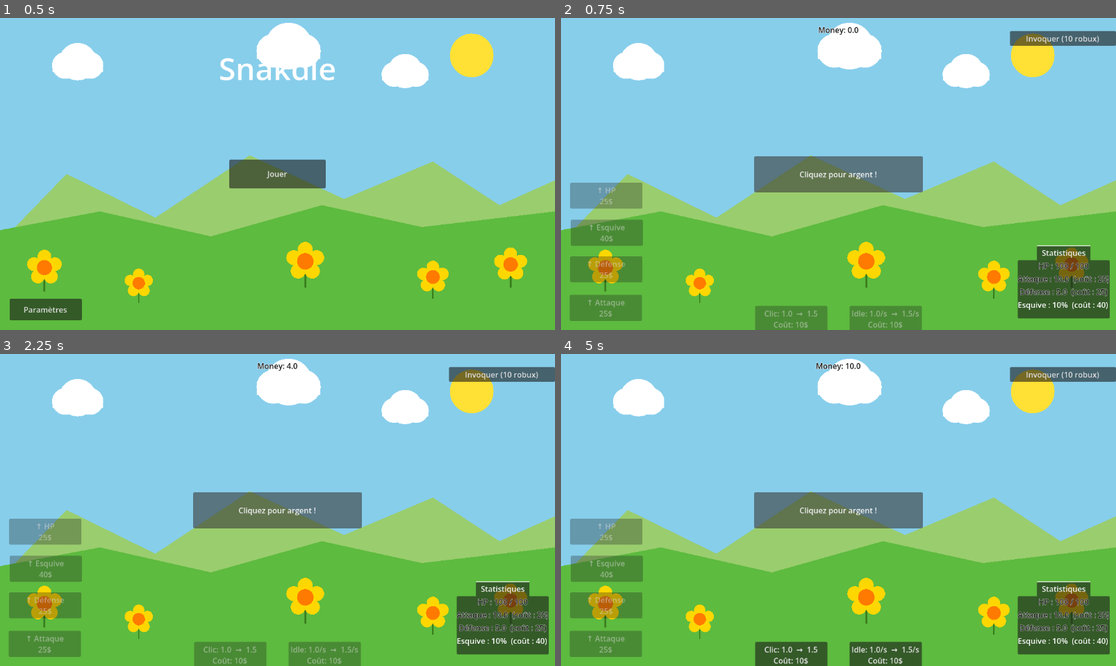
Above: before the commit, frames 1-4 (two rows, left to right).
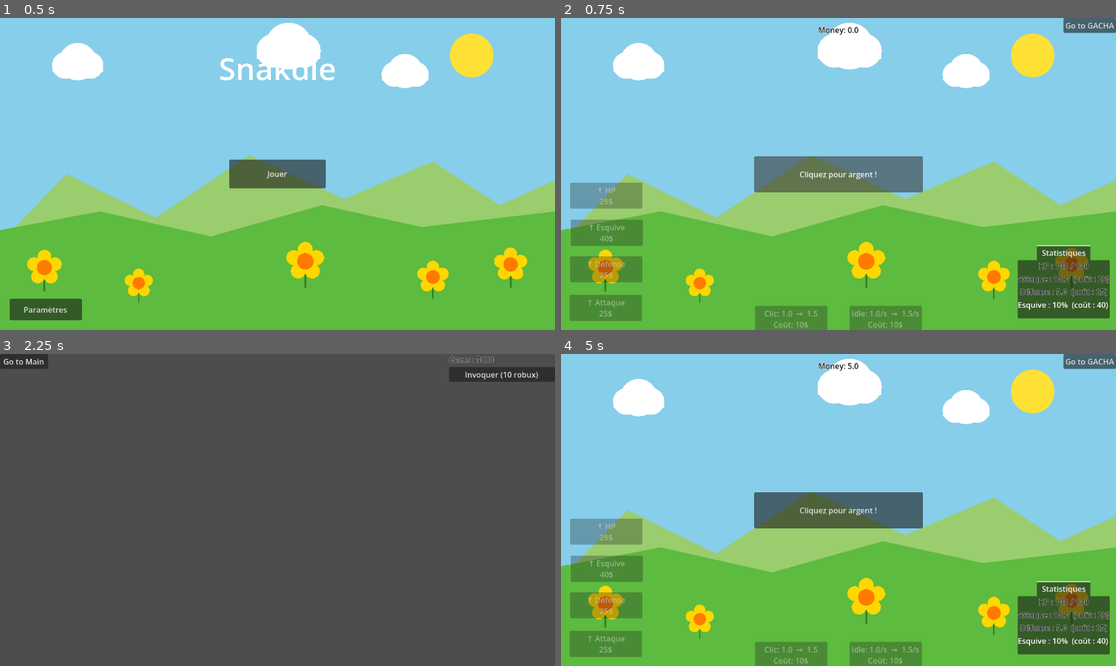
Above: after the commit, the same moments.

Repository: XeyNox/Snakdle
Game: Godot game, scene res://Scenes/TitleScreen.tscn
The game is run twice, just before and just after one commit, with the same random seed, the same clock (stepped at 60 frames per second) and the same inputs.
Inputs:
- Up to frame 1 (0.5 s): no input
- Up to frame 2 (0.75 s): click "Jouer" at 0.5 s
- Up to frame 3 (2.25 s): click "Cliquez pour argent !" at 1.25 s; click "Cliquez pour argent !" (after the commit: "Go to GACHA") at 2 s
- Up to frame 4 (5 s): click "Cliquez pour argent !" (after the commit: "Go to Main") at 2.75 s; click "Cliquez pour argent !" (after the commit: "Go to GACHA") at 3.5 s; click "Cliquez pour argent !" (after the commit: "Go to Main") at 4.25 s

Frame 1 is identical in both runs. In frame 2, 1.3% of the frame differs, in the area x 80-100%, y 0-9%; in frame 3, 100%, in the area x 0-100%, y 0-100%; in frame 4, 3.4%.
Error before the commit: Invalid access to property or key 'pressed' on a base object of type 'null instance'. (res://Scripts/gacha_ui.gd:22)

Commit message:
Rectification du gacha

Diff:
--- a/Scenes/GachaUI.tscn
+++ b/Scenes/GachaUI.tscn
@@ -1,6 +1,7 @@
 [gd_scene format=3 uid="uid://bctnubdqk1sl0"]
 
 [ext_resource type="Script" uid="uid://cdtxvk1sttfy5" path="res://Scripts/gacha_ui.gd" id="1_8kui5"]
+[ext_resource type="Script" uid="uid://de7vgahihnub3" path="res://Scenes/go_to_main.gd" id="2_xwc5u"]
 
 [node name="GachaUi" type="Control" unique_id=627056621]
 layout_mode = 3
@@ -11,6 +12,14 @@
 grow_vertical = 2
 mouse_filter = 1
 script = ExtResource("1_8kui5")
+
+[node name="GoToMain" type="Button" parent="." unique_id=1863773225]
+custom_minimum_size = Vector2(100, 25)
+layout_mode = 1
+offset_right = 100.0
+offset_bottom = 31.0
+text = "Go to Main"
+script = ExtResource("2_xwc5u")
 
 [node name="VBoxContainer" type="VBoxContainer" parent="." unique_id=606243086]
 layout_mode = 1
@@ -37,4 +46,11 @@
 theme_override_colors/font_outline_color = Color(1, 1, 1, 1)
 theme_override_constants/outline_size = 2
 
+[node name="ScrollContainer" type="ScrollContainer" parent="VBoxContainer" unique_id=231507619]
+layout_mode = 2
+
+[node name="GridContainer" type="GridContainer" parent="VBoxContainer/ScrollContainer" unique_id=1682368820]
+layout_mode = 2
+columns = 3
+
 [connection signal="pressed" from="VBoxContainer/PullButton" to="." method="_on_pull_button_pressed"]
--- a/Scenes/Main.tscn
+++ b/Scenes/Main.tscn
@@ -6,10 +6,10 @@
 [ext_resource type="Script" uid="uid://b15kwqfo8jd8p" path="res://Scripts/button_upp_idle.gd" id="4_rgh2o"]
 [ext_resource type="Script" uid="uid://bj5ll5xomockr" path="res://Scripts/button_upp_click.gd" id="5_pbw6q"]
 [ext_resource type="PackedScene" uid="uid://cge6os48vo14u" path="res://Scenes/background.tscn" id="6_v1gob"]
-[ext_resource type="PackedScene" uid="uid://bctnubdqk1sl0" path="res://Scenes/GachaUI.tscn" id="7_jw32o"]
 [ext_resource type="PackedScene" uid="uid://dfm70mf3qtc2e" path="res://Scenes/BossUI.tscn" id="8_boss1"]
 [ext_resource type="Script" uid="uid://c8oy70fqu22bn" path="res://Scripts/button_upp_attack.gd" id="9_frkhe"]
 [ext_resource type="Script" uid="uid://b74v6kbf28j5h" path="res://Scripts/button_upp_defense.gd" id="10_1p5hy"]
+[ext_resource type="Script" uid="uid://0folrf6i23bq" path="res://Scripts/go_to_gacha.gd" id="11_grg3l"]
 [ext_resource type="Script" uid="uid://csqcya5fpvv0v" path="res://Scripts/button_upp_hp.gd" id="11_h1m7h"]
 [ext_resource type="Script" uid="uid://c25ksxrt1o2rb" path="res://Scripts/button_upp_evasion.gd" id="12_erwvk"]
 
@@ -57,8 +57,6 @@
 
 [node name="Esquive" type="Label" parent="CanvasLayer/TabContainer/Statistiques" unique_id=412850136]
 layout_mode = 2
-
-[node name="GachaUi" parent="CanvasLayer" unique_id=627056621 instance=ExtResource("7_jw32o")]
 
 [node name="BossUi" parent="CanvasLayer" unique_id=929737559 instance=ExtResource("8_boss1")]
 
@@ -150,6 +148,17 @@
 script = ExtResource("2_kln2b")
 metadata/_edit_use_anchors_ = true
 
+[node name="GoToGacha" type="Button" parent="CanvasLayer" unique_id=534856115]
+custom_minimum_size = Vector2(100, 25)
+anchors_preset = 1
+anchor_left = 1.0
+anchor_right = 1.0
+offset_left = -109.0
+offset_bottom = 31.0
+grow_horizontal = 0
+text = "Go to GACHA"
+script = ExtResource("11_grg3l")
+
 [node name="BackgroundLayer" type="CanvasLayer" parent="." unique_id=738291847]
 layer = -1
 
--- /dev/null
+++ b/Scenes/go_to_main.gd
@@ -0,0 +1,7 @@
+extends Button
+
+func _ready():
+	pressed.connect(_on_pressed)
+
+func _on_pressed():
+	get_tree().change_scene_to_file("res://Scenes/Main.tscn")
--- a/Scripts/gacha_ui.gd
+++ b/Scripts/gacha_ui.gd
@@ -1,8 +1,8 @@
 extends Control
 
-@onready var gems_label = $VBoxContainer/ColorRect/GemsLabel
-@onready var pull_button = $VBoxContainer/ColorRect/PullButton
-@onready var result_label = $VBoxContainer/ColorRect/ResultLabel
+@onready var gems_label = $VBoxContainer/GemsLabel
+@onready var pull_button = $VBoxContainer/PullButton
+@onready var result_label = $VBoxContainer/ResultLabel
 @onready var grid = $VBoxContainer/ScrollContainer/GridContainer
 
 const SkinCard = preload("res://Scenes/SkinCard.tscn")
--- /dev/null
+++ b/Scripts/go_to_gacha.gd
@@ -0,0 +1,7 @@
+extends Button
+
+func _ready():
+	pressed.connect(_on_pressed)
+
+func _on_pressed():
+	get_tree().change_scene_to_file("res://Scenes/GachaUI.tscn")
Not shown, added: Scenes/go_to_main.gd.uid
Not shown, added: Scripts/gacha.gd.uid
Not shown, added: Scripts/go_to_gacha.gd.uid
